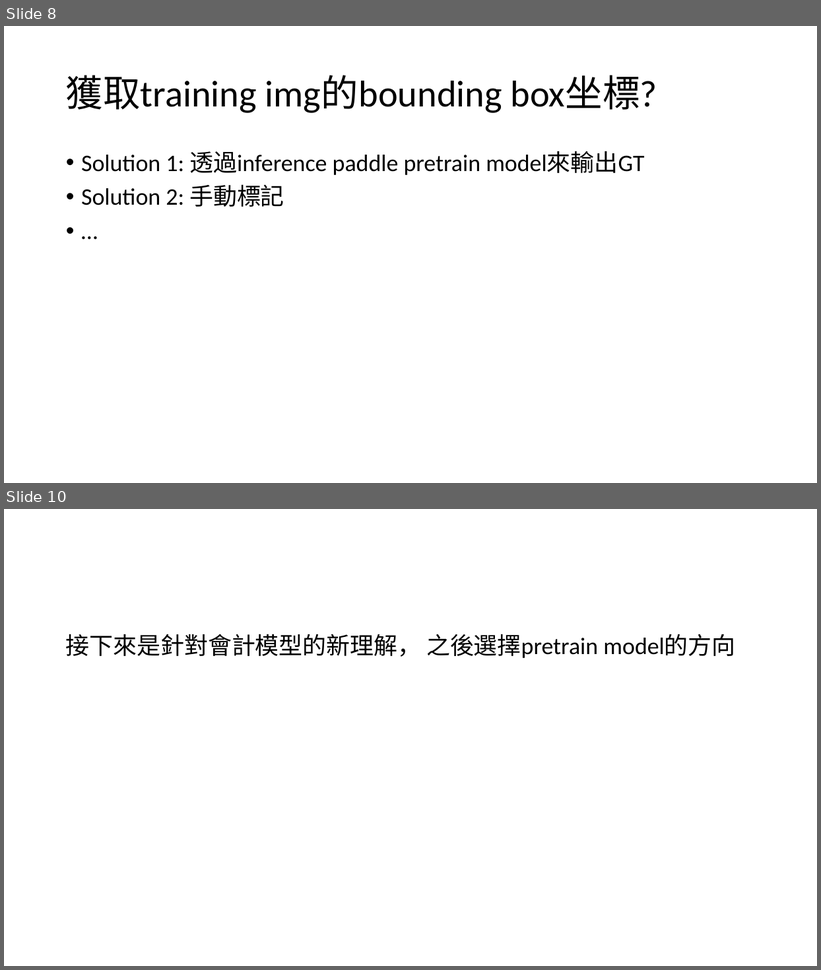
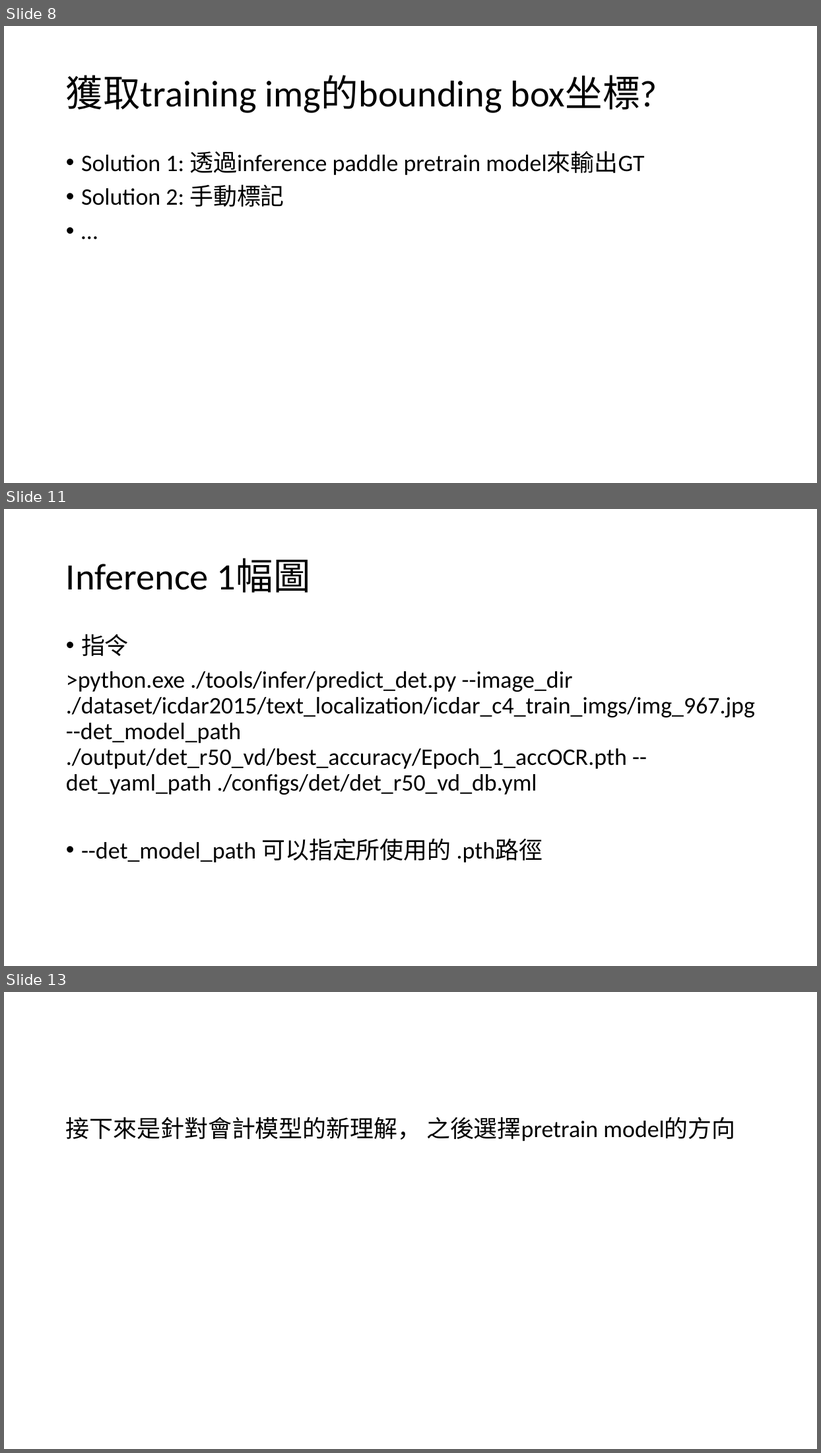
Before and after one commit to Ping-ChenTsai417/ocr_training_det, a slide deck: Torch_train.pptx. Shown one above the other, each under a label of ours: slides 8 and 10 before the commit, slides 8, 11 and 13 after it; the slides between them are not shown. The pictures are 821x970 and 821x1453 pixels, drawn with LibreOffice and Linux fonts; fonts in the diff are those of the drawing. Boxes give left, top, right and bottom in pixels: in the first picture for what was removed or moved away, otherwise in the second. Text is boxed around its words. In the diff, an @@ line names an element or a change of style, - is before the commit and + after.

```diff
--- a/Torch_train.pptx
+++ b/Torch_train.pptx
@@ slide 11 added at (x1=4, y1=509, x2=817, y2=966), background #FFFFFF @@
@@ title added at (x1=66, y1=558, x2=311, y2=593), 44 pt, text #000000 @@
+Inference 1幅圖
@@ text added at (x1=66, y1=634, x2=755, y2=863), 28 pt, text #000000 @@
+• 指令
+>python.exe ./tools/infer/predict_det.py --image_dir ./dataset/icdar2015/text_localization/icdar_c4_train_imgs/img_967.jpg --det_model_path ./output/det_r50_vd/best_accuracy/Epoch_1_accOCR.pth --det_yaml_path ./configs/det/det_r50_vd_db.yml
+• --det_model_path 可以指定所使用的 .pth路徑
@@ what was slide 10 is now slide 13 @@
```
Also in this commit, not shown: 1 slide changed, 3 other slides added, 7 other files.
